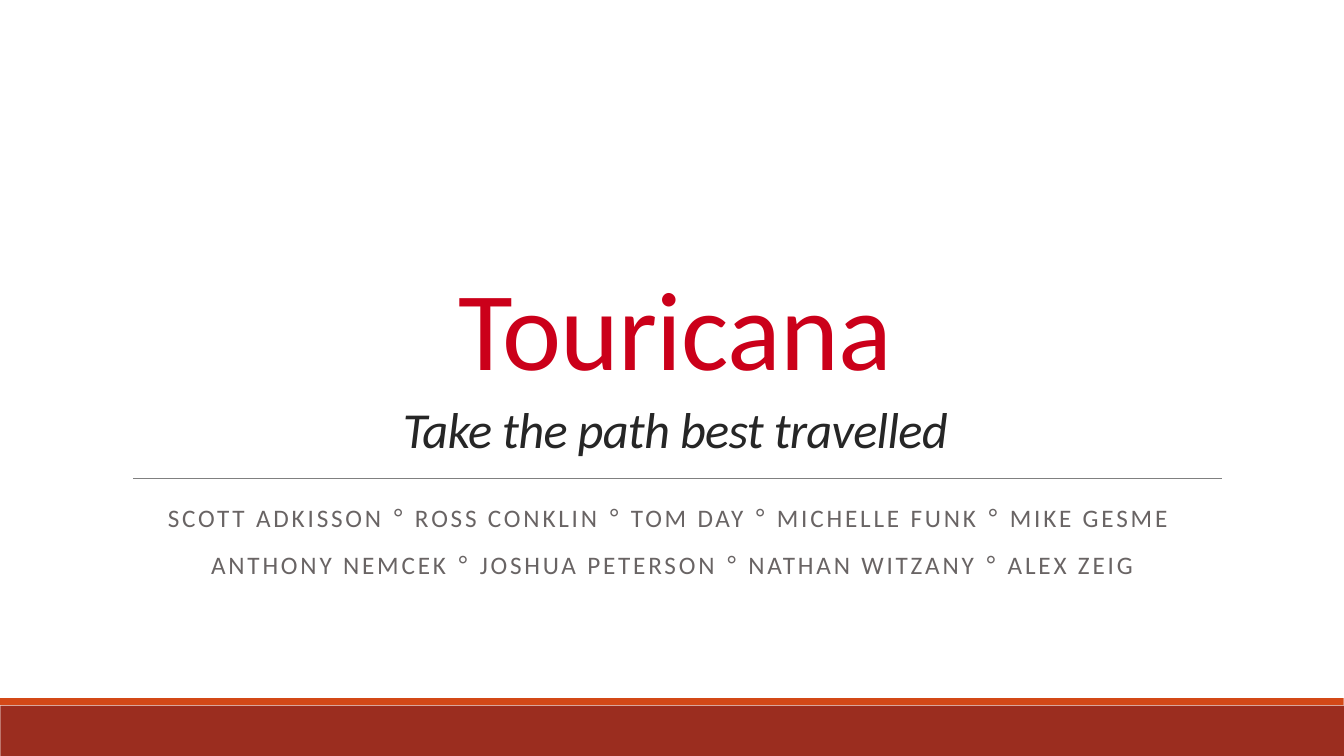
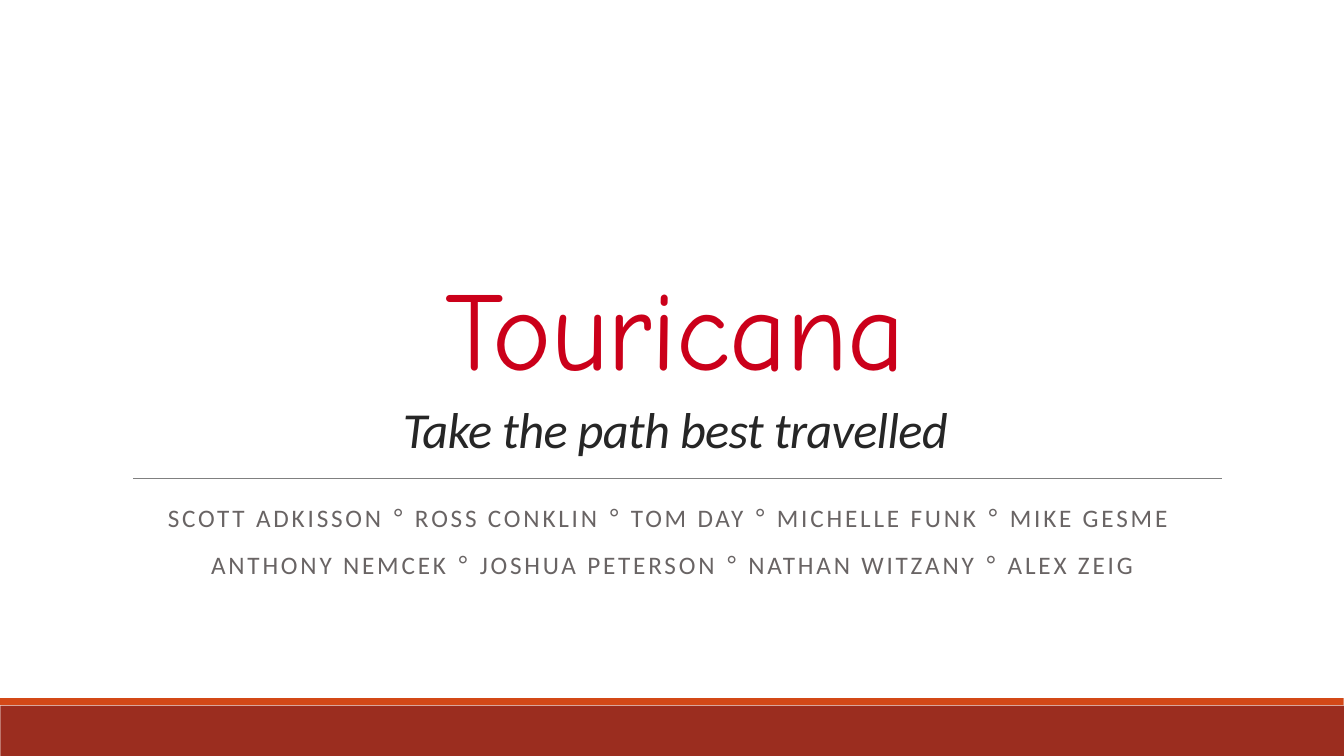
Before and after one commit to mc-funk/RedHotHack2015TripApp, a slide deck: slide 1 of Touricana RHH Presentation FINAL.pptx. Drawn at 1344x756 pixels with LibreOffice and Linux fonts; fonts in the diff are those of the drawing; background and template pictures are left out. Boxes give left, top, right and bottom in pixels: in the first picture for what was removed or moved away, otherwise in the second. Text is boxed around its words. In the diff, an @@ line names an element or a change of style, - is before the commit and + after.

```diff
--- a/Touricana RHH Presentation FINAL.pptx
+++ b/Touricana RHH Presentation FINAL.pptx
@@ title "Touricana Take the path best ..." at (403,294,948,456): font Calibri to Comic Neue in "Touricana" @@
```
Also in this commit, not shown: 11 other slides changed, 1 slide added, 1 slide removed.
